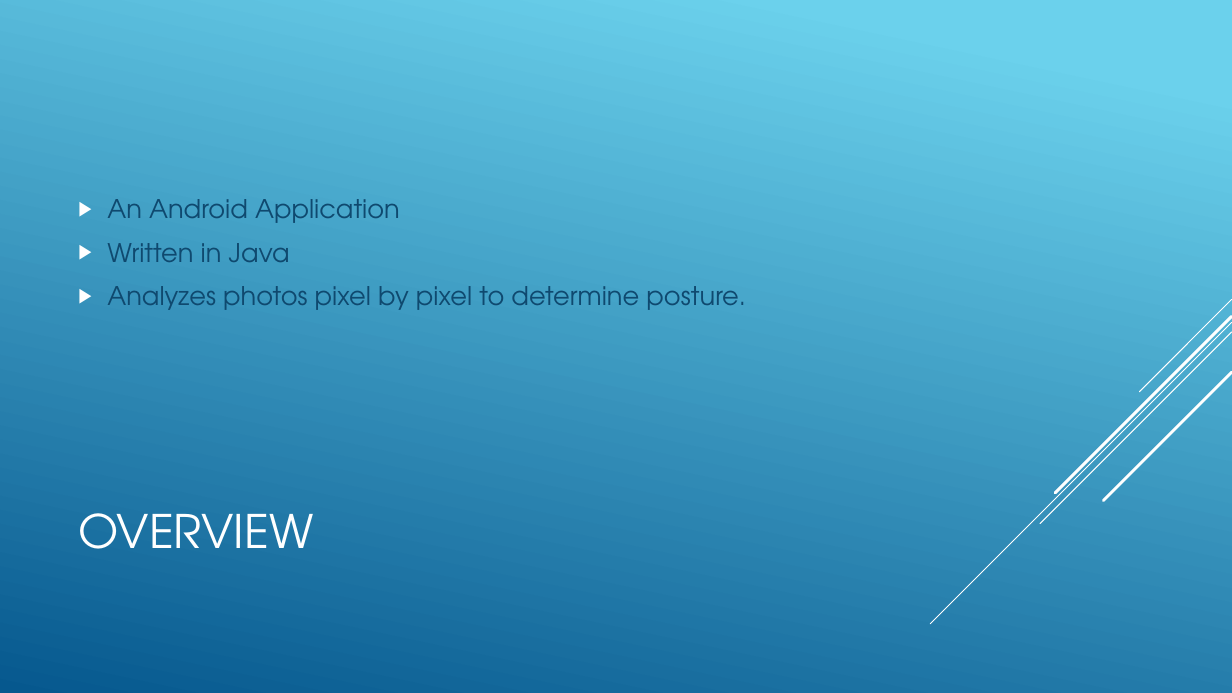
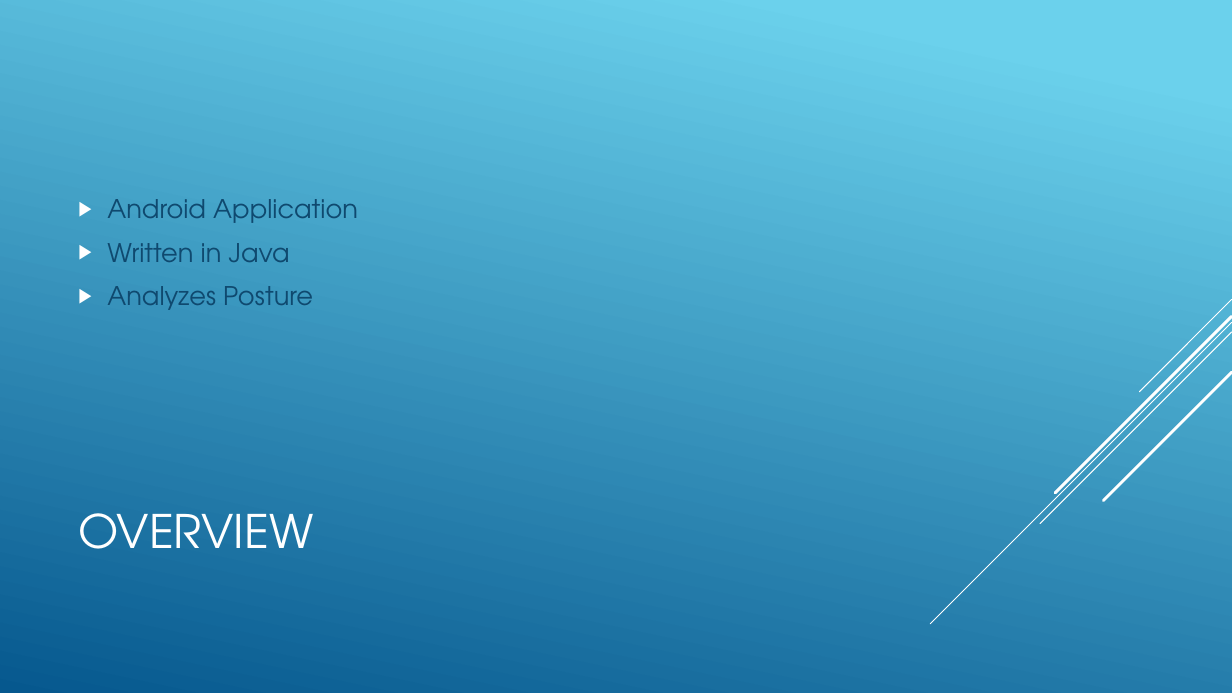
Before and after one commit to jayden2013/jayden2013.github.io, a slide deck: slide 2 of sublux/powerpoint_2.pptx. Drawn at 1232x693 pixels with LibreOffice and Linux fonts; fonts in the diff are those of the drawing. Boxes give left, top, right and bottom in pixels: in the first picture for what was removed or moved away, otherwise in the second. Text is boxed around its words. In the diff, an @@ line names an element or a change of style, - is before the commit and + after.

Commit message:
Updated Sublux PowerPoint

```diff
--- a/sublux/powerpoint_2.pptx
+++ b/sublux/powerpoint_2.pptx
@@ text at bbox=[107, 199, 358, 223]: text changed @@
-▶ An Android Application
+▶ Android Application
@@ text at bbox=[107, 286, 313, 310]: text changed @@
-▶ Analyzes photos pixel by pixel to determine posture.
+▶ Analyzes Posture
```
